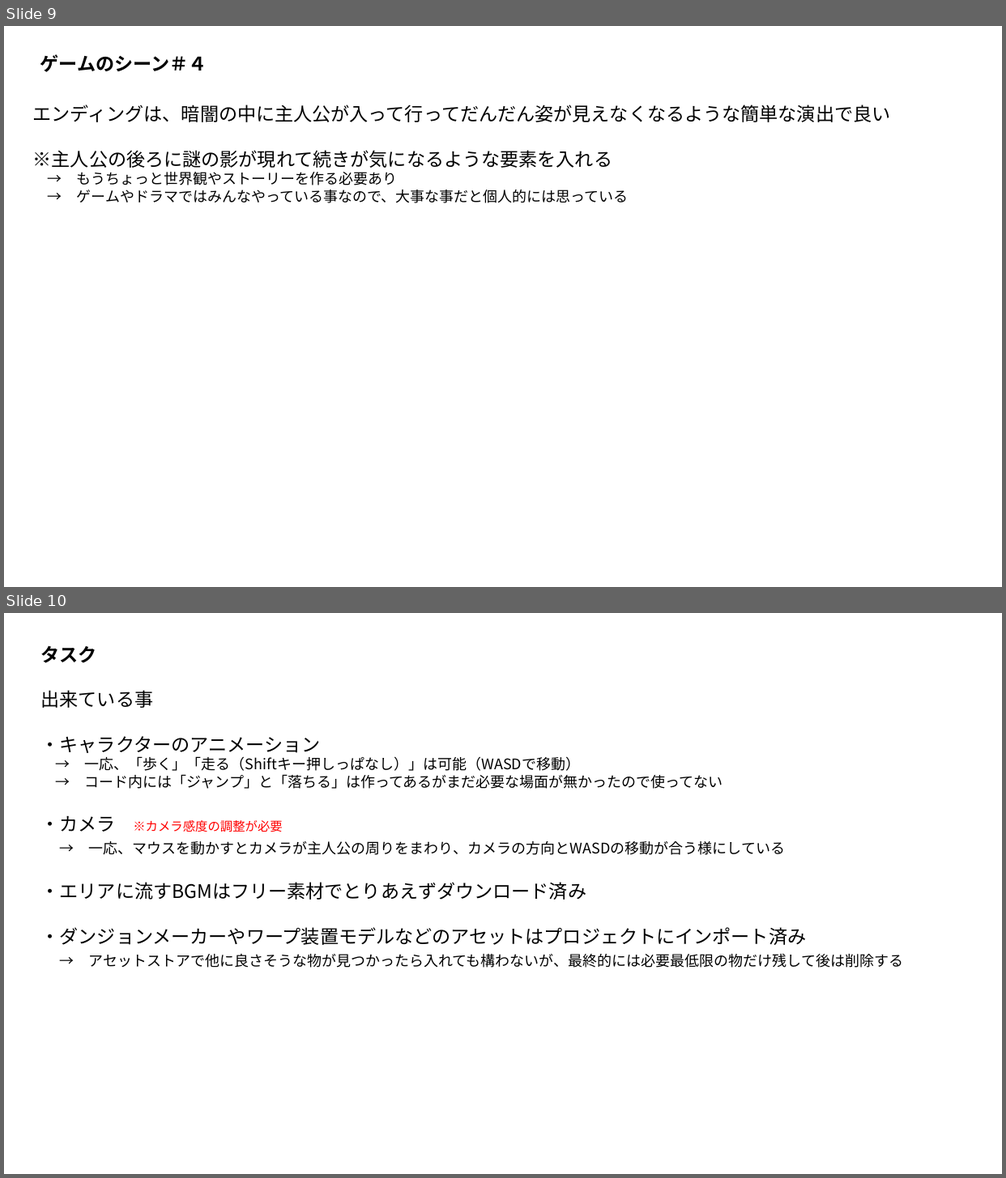
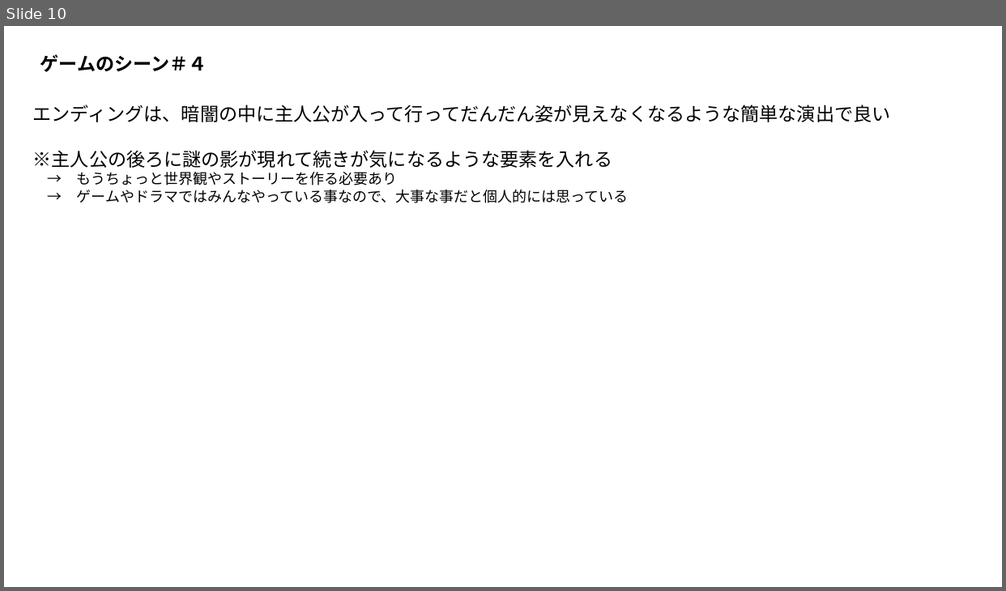
Before and after one commit to Wonchul-Jung88/Indie_Game_Challenge, a slide deck: Indie Game Challenge/Assets/Document/開発資料.pptx. Shown one above the other, each under a label of ours: slides 9 and 10 before the commit, slide 10 after it. The pictures are 1006x1178 and 1006x591 pixels, drawn with LibreOffice and Linux fonts; fonts in the diff are those of the drawing. Boxes give left, top, right and bottom in pixels: in the first picture for what was removed or moved away, otherwise in the second. Text is boxed around its words. In the diff, an @@ line names an element or a change of style, - is before the commit and + after.

```diff
--- a/Indie Game Challenge/Assets/Document/開発資料.pptx
+++ b/Indie Game Challenge/Assets/Document/開発資料.pptx
@@ slide 10 removed at (4,613,1002,1174), background #FFFFFF @@
@@ text removed at (41,646,903,968) @@
-タスク
-出来ている事
-・キャラクターのアニメーション
-→ 一応、「歩く」「走る（Shiftキー押しっぱなし）」は可能（WASDで移動）
-→ コード内には「ジャンプ」と「落ちる」は作ってあるがまだ必要な場面が無かったので使ってない
-・カメラ
-→ 一応、マウスを動かすとカメラが主人公の周りをまわり、カメラの方向とWASDの移動が合う様にしている
-・エリアに流すBGMはフリー素材でとりあえずダウンロード済み
-・ダンジョンメーカーやワープ装置モデルなどのアセットはプロジェクトにインポート済み
-→ アセットストアで他に良さそうな物が見つかったら入れても構わないが、最終的には必要最低限の物だけ残して後は削除する
@@ text removed at (133,820,283,833) @@
-※カメラ感度の調整が必要
@@ what was slide 9 is now slide 10 @@
```
Also in this commit, not shown: 1 slide added, 2 other slides removed, 4 other files.
